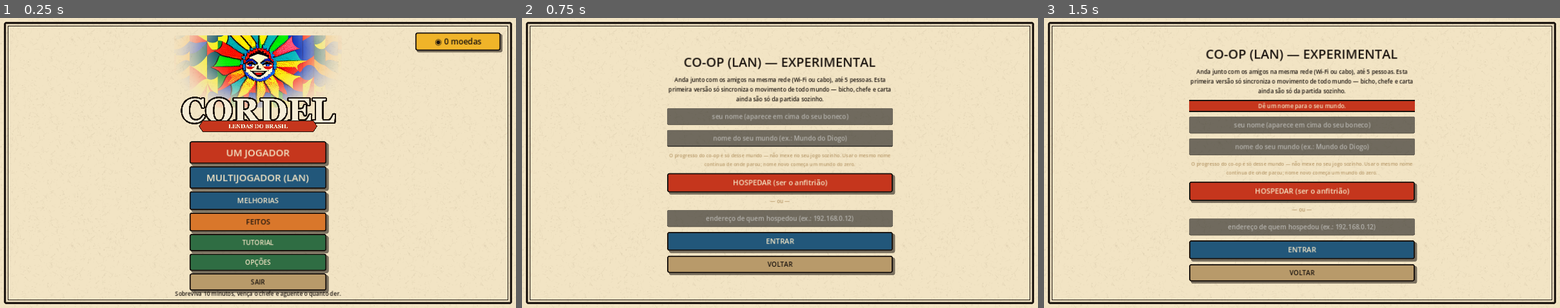
Above: before the commit, frames 1-3 (left to right).
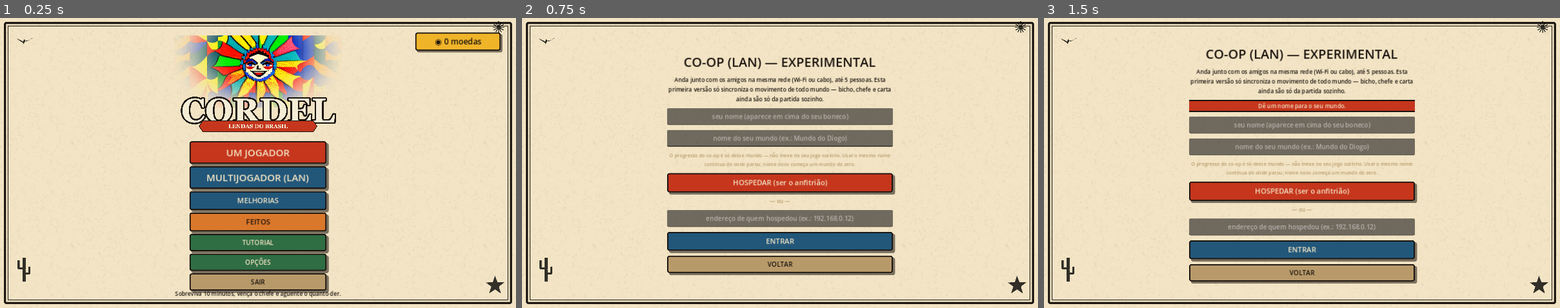
Above: after the commit, the same moments.

Repository: diogobennertz/cordel
Game: Godot game, scene res://scenes/World.tscn
Two runs of this game, one before a commit and one after it. Both use one fixed random seed, a clock stepped at 60 frames per second and the inputs below.
Inputs:
- Up to frame 1 (0.25 s): no input
- Up to frame 2 (0.75 s): click "MULTIJOGADOR (LAN)" at 0.5 s
- Up to frame 3 (1.5 s): click "HOSPEDAR (ser o anfitrião)" at 1.25 s

The runs differ from the first frame. In frame 1, 0.2% of the frame differs, in the area x 3-98%, y 1-95%; in frame 2, 0.2%; in frame 3, 0.2%.

Commit message:
Moldura de xilogravura (estrela, sol, mandacaru, passarinho) em todo menu
Enfeites nos 4 cantos no estilo clássico de folheto de cordel nordestino,
desenhados por código (mesmo jeito dos ícones de golpe) em vez de IA —
é um enfeite geométrico simples, mais confiável sem modelo de imagem.
Colocado direto em Tela.fundo_papel(), que todo menu já chama, então
cobre a tela toda de uma vez só.

Co-Authored-By: Claude Sonnet 5 <noreply@anthropic.com>

Diff:
--- a/godot/scripts/Tela.gd
+++ b/godot/scripts/Tela.gd
@@ -113,6 +113,20 @@
 	fil2.offset_left = 19; fil2.offset_top = 19; fil2.offset_right = -19; fil2.offset_bottom = -19
 	var s2 := StyleBoxFlat.new(); s2.bg_color = Color(0, 0, 0, 0); s2.border_color = TINTA; s2.set_border_width_all(2)
 	fil2.add_theme_stylebox_override("panel", s2); fil2.mouse_filter = Control.MOUSE_FILTER_IGNORE; pai.add_child(fil2)
+	_cantos_cordel(pai)
+
+# enfeite nos 4 cantos, tipo xilogravura de folheto de cordel (estrela, sol, cacto, passarinho)
+static func _cantos_cordel(pai: Control) -> void:
+	var cantos := [
+		["orna_passaro", Control.PRESET_TOP_LEFT, Vector2(26, 24), Vector2(76, 60)],
+		["orna_sol", Control.PRESET_TOP_RIGHT, Vector2(-60, 6), Vector2(34, 34)],
+		["orna_cacto", Control.PRESET_BOTTOM_LEFT, Vector2(30, -148), Vector2(60, 90)],
+		["orna_estrela", Control.PRESET_BOTTOM_RIGHT, Vector2(-80, -84), Vector2(56, 56)],
+	]
+	for c in cantos:
+		var t := imagem(c[0], c[3]); t.set_anchors_preset(c[1])
+		t.position = c[2]; t.modulate = Color(TINTA.r, TINTA.g, TINTA.b, 0.8)
+		pai.add_child(t)
 
 static func escuro(pai: Control, a: float = 0.72) -> void:
 	var f := ColorRect.new(); f.color = Color(TINTA.r, TINTA.g, TINTA.b, a)
Binary file added: godot/art/cordel/orna_cacto.png
Not shown, added: godot/art/cordel/orna_cacto.png.import
Binary file added: godot/art/cordel/orna_estrela.png
Not shown, added: godot/art/cordel/orna_estrela.png.import
Binary file added: godot/art/cordel/orna_passaro.png
Not shown, added: godot/art/cordel/orna_passaro.png.import
Binary file added: godot/art/cordel/orna_sol.png
Not shown, added: godot/art/cordel/orna_sol.png.import
Not shown, changed: godot/LEIA-ME.md
